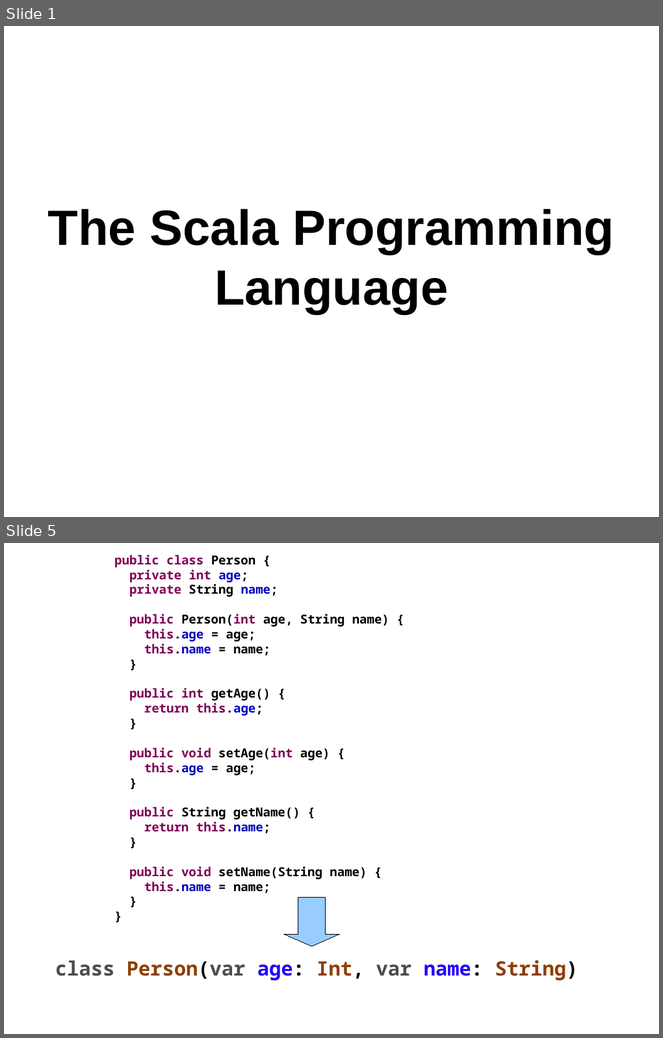
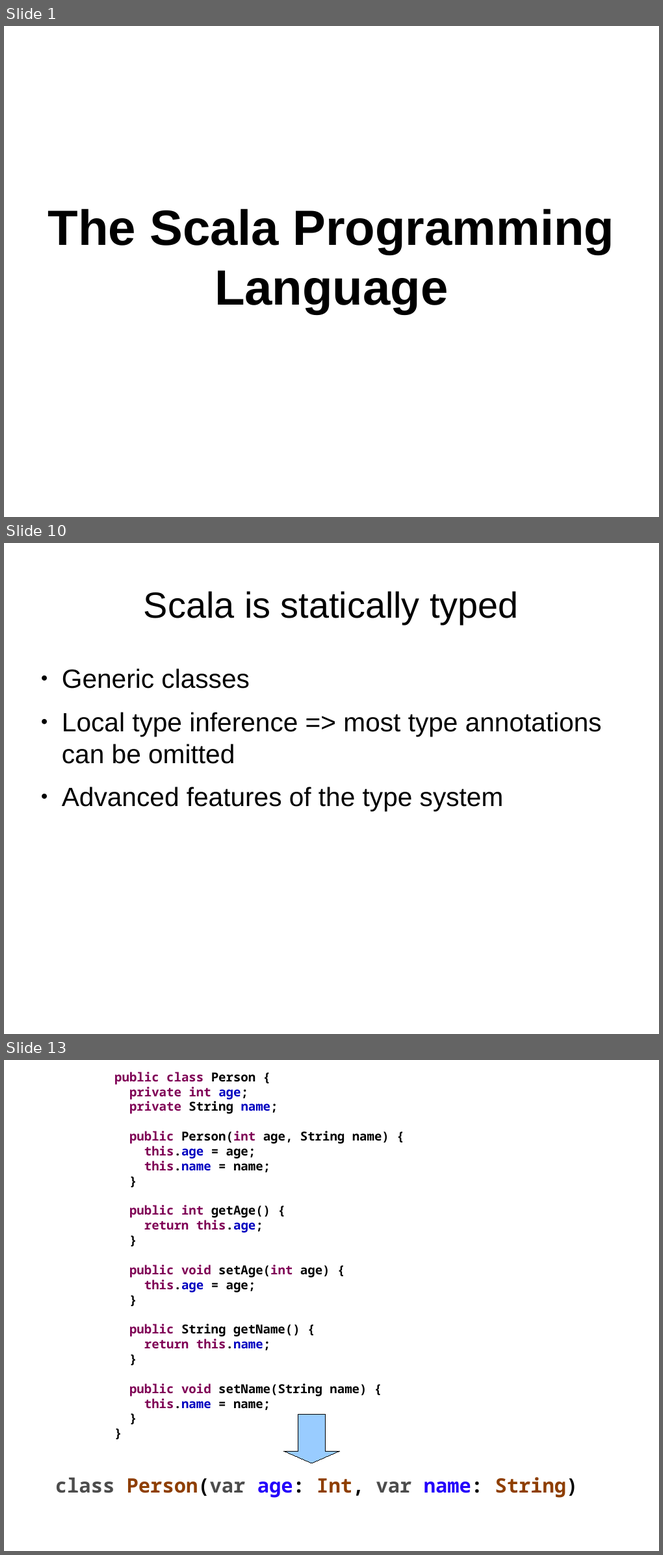
Before and after one commit to kaesler/ScalaTalk, a slide deck: my_slides/1.1-motivation.odp. Shown one above the other, each under a label of ours: slides 1 and 5 before the commit, slides 1, 10 and 13 after it; the slides between them are not shown. The pictures are 663x1038 and 663x1555 pixels, drawn with LibreOffice and Linux fonts; fonts in the diff are those of the drawing; background and template pictures are left out. Boxes give left, top, right and bottom in pixels: in the first picture for what was removed or moved away, otherwise in the second. Text is boxed around its words. In the diff, an @@ line names an element or a change of style, - is before the commit and + after.

```diff
--- a/my_slides/1.1-motivation.odp
+++ b/my_slides/1.1-motivation.odp
@@ slide 10 added at [4,543,659,1034], background #FFFFFF @@
@@ title added at [144,591,519,624], 44 pt, text #000000 @@
+Scala is statically typed
@@ text added at [62,668,602,811], 32 pt, text #000000 @@
+● Generic classes
+● Local type inference => most type annotations can be omitted
+● Advanced features of the type system
@@ what was slide 5 is now slide 13 @@
```
Also in this commit, not shown: 5 slides changed, 5 other slides added, 2 slides removed, 1 other file.
